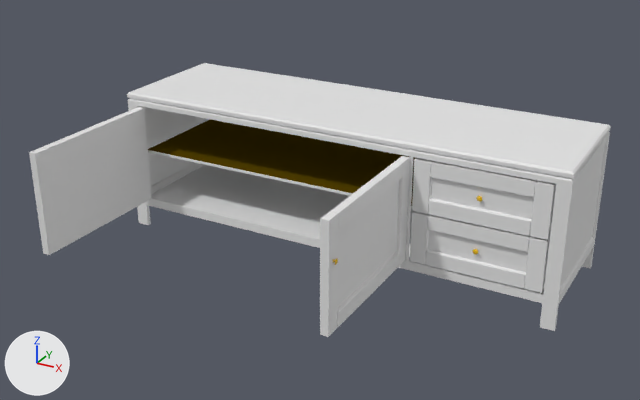
What one commit did to the Blender file TV.blend.
Both versions are drawn from a camera (50 mm lens) standing at (12.25, -24.68, 13.71) and looking at (0.01, -2.43, 2.58). Lighting does not change. The marker at lower left points along +X, +Y and +Z.

The first picture shows 'doorLeft', 'doorRight', 'drawerDown', 'drawerUp', 'rack', 'shelf'.
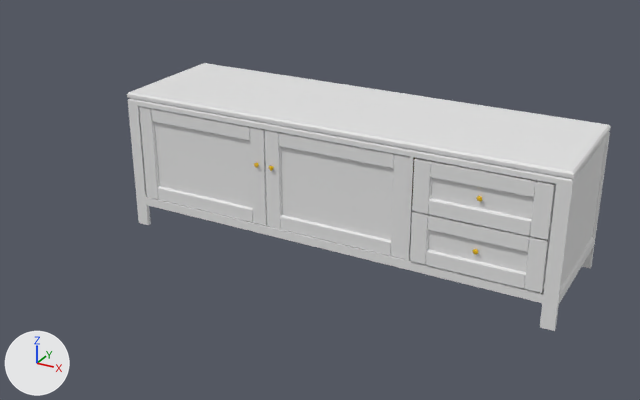
What differs and where, as boxes [x1, y1, x2, y2] in the pictures (640 x 400 px):
'doorLeft', turned: before [29, 107, 152, 255]; after [139, 106, 267, 226]
'doorRight', turned: before [320, 156, 410, 337]; after [265, 130, 414, 260]
'MaçanetaPortaDir', turned: before [333, 258, 338, 265]; after [269, 166, 273, 171]
'shelf', unchanged, covered by the edit: before [148, 119, 416, 209]; after [411, 157, 416, 209]

What changed in the scene script:
```text
Change ob_doorleft:
    ob_doorleft.rotation_euler: (0.0, 0.0, -1.571) -> (0.0, 0.0, 0.0)  # degrees (0, 0, -90) -> degrees (0, 0, 0)
Change ob_doorright:
    ob_doorright.rotation_euler: (0.0, 0.0, 1.571) -> (0.0, 0.0, 0.0)  # degrees (0, 0, 90) -> degrees (0, 0, 0)
Change ob_maçanetaportadir:
    ob_maçanetaportadir.rotation_euler: (0.0, 0.0, 1.571) -> (0.0, 0.0, 0.0)  # degrees (0, 0, 90) -> degrees (0, 0, 0)
```
